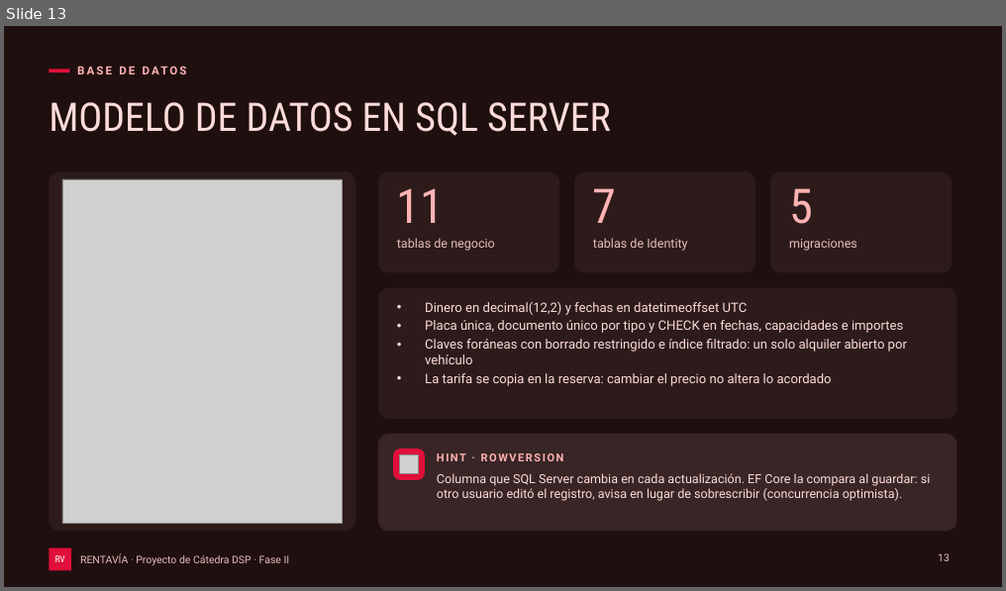
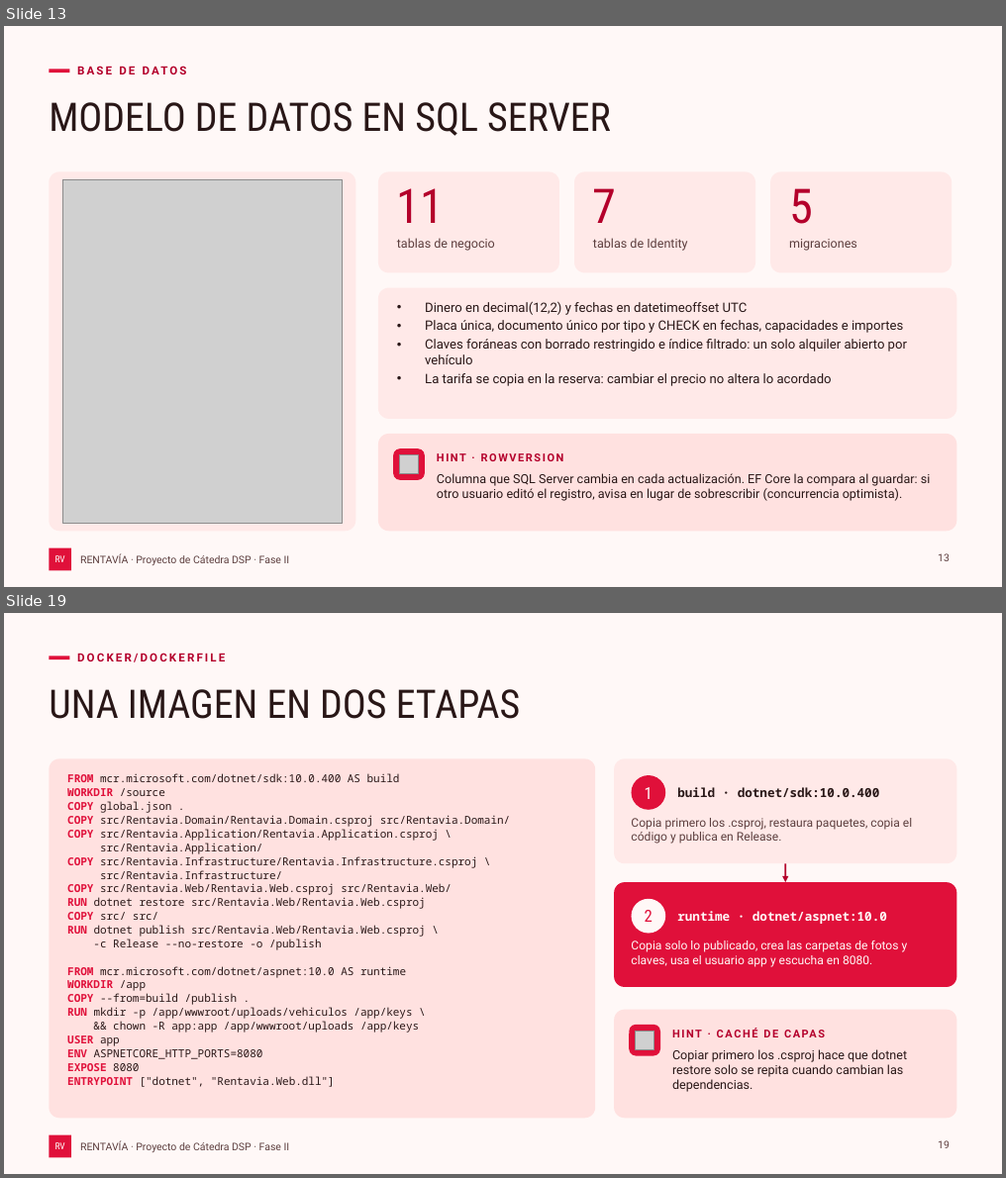
Before and after one commit to caleb-bvm/Rentavia, a slide deck: docs/fase-2/Rentavia-Presentacion.pptx. Shown one above the other, each under a label of ours: slide 13 before the commit, slides 13 and 19 after it; the slides between them are not shown. The pictures are 1006x591 and 1006x1178 pixels, drawn with LibreOffice and Linux fonts; fonts in the diff are those of the drawing; grey boxes stand for pictures. Boxes give left, top, right and bottom in pixels: in the first picture for what was removed or moved away, otherwise in the second. Text is boxed around its words. In the diff, an @@ line names an element or a change of style, - is before the commit and + after.

Commit message:
docs: presentación en modo claro y con Docker como sección propia
Usa el esquema claro de site.css y capturas de la interfaz en claro.
Docker pasa a ser la sección 06 con cuatro diapositivas: conceptos,
Dockerfile multietapa, servicios de Compose y ejecución con evidencia
de Docker Desktop.

```diff
--- a/docs/fase-2/Rentavia-Presentacion.pptx
+++ b/docs/fase-2/Rentavia-Presentacion.pptx
@@ slide 19 added at [4, 613, 1002, 1174], background #FFF8F7; not listed: 4 template elements that a slide beside it also shows @@
@@ text added at [77, 653, 225, 663], 11 pt, text #B4002B, bold @@
+DOCKER/DOCKERFILE
@@ title added at [49, 689, 521, 719], 38 pt, text #291717 @@
+UNA IMAGEN EN DOS ETAPAS
@@ rounded rectangle added at [49, 759, 595, 1118], fill #FFE1E0 @@
@@ rounded rectangle added at [614, 759, 957, 863], fill #FFE9E8 @@
@@ text added at [67, 773, 510, 1087], 10.5 pt, text #291717 @@
+FROM mcr.microsoft.com/dotnet/sdk:10.0.400 AS build
+WORKDIR /source
+COPY global.json .
+COPY src/Rentavia.Domain/Rentavia.Domain.csproj src/Rentavia.Domain/
+COPY src/Rentavia.Application/Rentavia.Application.csproj \
+src/Rentavia.Application/
+COPY src/Rentavia.Infrastructure/Rentavia.Infrastructure.csproj \
+src/Rentavia.Infrastructure/
+COPY src/Rentavia.Web/Rentavia.Web.csproj src/Rentavia.Web/
+RUN dotnet restore src/Rentavia.Web/Rentavia.Web.csproj
+COPY src/ src/
+RUN dotnet publish src/Rentavia.Web/Rentavia.Web.csproj \
+-c Release --no-restore -o /publish
+FROM mcr.microsoft.com/dotnet/aspnet:10.0 AS runtime
+WORKDIR /app
+COPY --from=build /publish .
+RUN mkdir -p /app/wwwroot/uploads/vehiculos /app/keys \
+&& chown -R app:app /app/wwwroot/uploads /app/keys
+USER app
+ENV ASPNETCORE_HTTP_PORTS=8080
+EXPOSE 8080
+ENTRYPOINT ["dotnet", "Rentavia.Web.dll"]
@@ ellipse added at [632, 775, 665, 810], fill #E0103A @@
@@ text added at [645, 787, 652, 799], 16 pt, text #FFF8F7 @@
+1
@@ text added at [677, 787, 880, 797], 12 pt, text #291717, bold @@
+build · dotnet/sdk:10.0.400
@@ text added at [631, 818, 912, 844], 11.5 pt, text #5D3F3F @@
+Copia primero los .csproj, restaura paquetes, copia el código y publica en Release.
@@ arrow added from (785, 863) to (785, 882), #B4002B 1.75 pt @@
@@ rounded rectangle added at [614, 882, 957, 987], fill #E0103A @@
@@ ellipse added at [632, 899, 665, 934], fill #FFF8F7 @@
@@ text added at [645, 910, 652, 922], 16 pt, text #E0103A @@
+2
@@ text added at [677, 911, 887, 924], 12 pt, text #FFF8F7, bold @@
+runtime · dotnet/aspnet:10.0
@@ text added at [631, 941, 908, 967], 11.5 pt, text #FFF8F7 @@
+Copia solo lo publicado, crea las carpetas de fotos y claves, usa el usuario app y escucha en 8080.
@@ rounded rectangle added at [614, 1010, 957, 1118], fill #FFE1E0 @@
@@ rounded rectangle added at [629, 1025, 660, 1057], fill #E0103A @@
@@ text added at [672, 1023, 943, 1045], 10.5 pt, text #B4002B, bold @@
+HINT · CACHÉ DE CAPAS
@@ picture added at [635, 1031, 653, 1050] @@
@@ text added at [672, 1050, 907, 1092], 12 pt, text #291717 @@
+Copiar primero los .csproj hace que dotnet restore solo se repita cuando cambian las dependencias.
@@ page number added at [938, 1141, 949, 1149], 10 pt, text #5D3F3F @@
+19
@@ slide 13 changed as well @@
@@ background #1F0F0F to #FFF8F7 @@
@@ fill #2D1B1B to #FFE9E8 in 5 elements at [378, 172, 559, 274], [574, 172, 755, 274], [770, 172, 951, 274], [378, 288, 957, 419], [49, 172, 355, 531] @@
@@ rounded rectangle at [378, 434, 957, 531]: fill #392525 to #FFE1E0 @@
@@ text colour #FFB3B3 to #B4002B in 5 elements at [77, 59, 751, 83], [397, 188, 445, 223], [593, 188, 617, 223], [789, 188, 813, 224], [437, 454, 564, 462] @@
@@ text colour #FCDBDA to #291717 in 3 elements at [49, 102, 611, 136], [425, 301, 907, 386], [437, 473, 931, 501] @@
@@ text colour #E6BDBC to #5D3F3F in 5 elements at [397, 238, 495, 251], [593, 238, 687, 251], [789, 239, 857, 251], [938, 554, 949, 562], [80, 554, 290, 566] @@
```
Also in this commit, not shown: 24 other slides changed, 4 other slides added, 1 slide removed.
